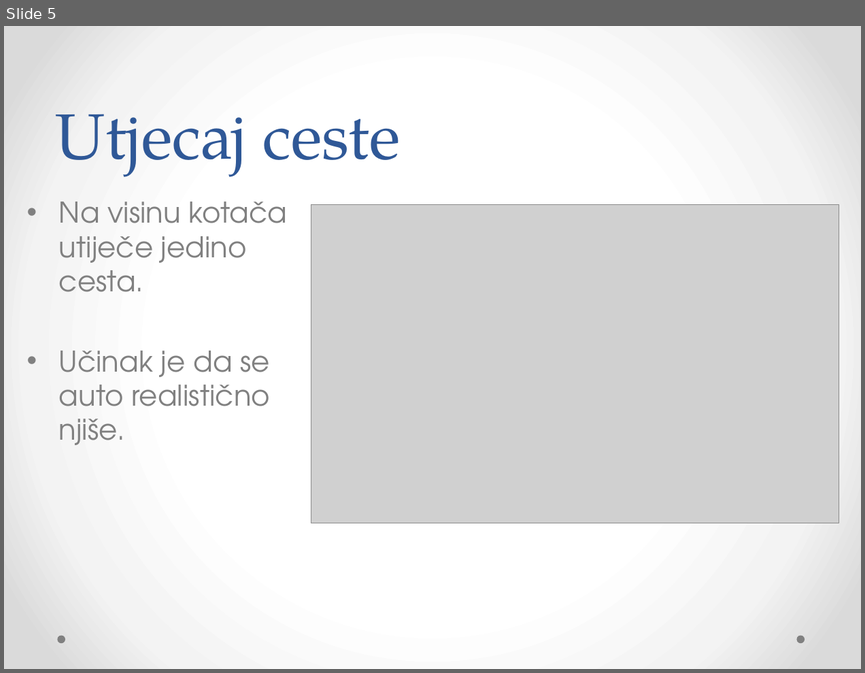
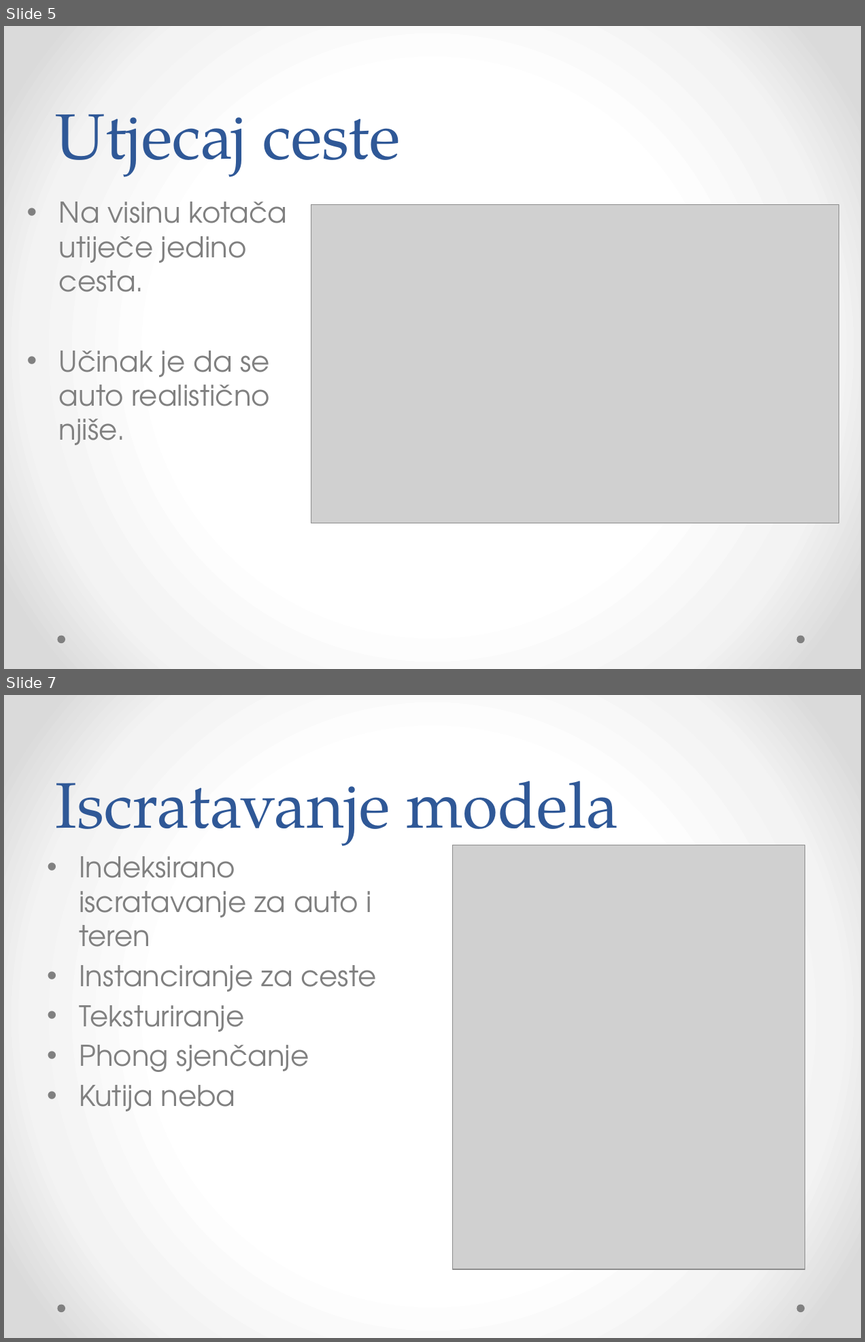
Before and after one commit to Bojanovski/IG-Project, a slide deck: Dokumentacija/Prezentacija.pptx. Shown one above the other, each under a label of ours: slide 5 before the commit, slides 5 and 7 after it; the slides between them are not shown. The pictures are 865x673 and 865x1342 pixels, drawn with LibreOffice and Linux fonts; fonts in the diff are those of the drawing; grey boxes stand for pictures. Boxes give left, top, right and bottom in pixels: in the first picture for what was removed or moved away, otherwise in the second. Text is boxed around its words. In the diff, an @@ line names an element or a change of style, - is before the commit and + after.

```diff
--- a/Dokumentacija/Prezentacija.pptx
+++ b/Dokumentacija/Prezentacija.pptx
@@ slide 7 added at [4, 695, 861, 1338], background gradient #FFFFFF to #F4F4F4 to #DADADA; not listed: 2 template elements that a slide beside it also shows @@
@@ title added at [56, 781, 619, 851], 54 pt, text #2F5897 @@
+Iscratavanje modela
@@ text added at [79, 856, 377, 1111], 24 pt, text #808080 @@
+• Indeksirano iscratavanje za auto i teren
+• Instanciranje za ceste
+• Teksturiranje
+• Phong sjenčanje
+• Kutija neba
@@ picture added at [453, 845, 805, 1269] @@
```
Also in this commit, not shown: 3 other slides added, 2 other files.
